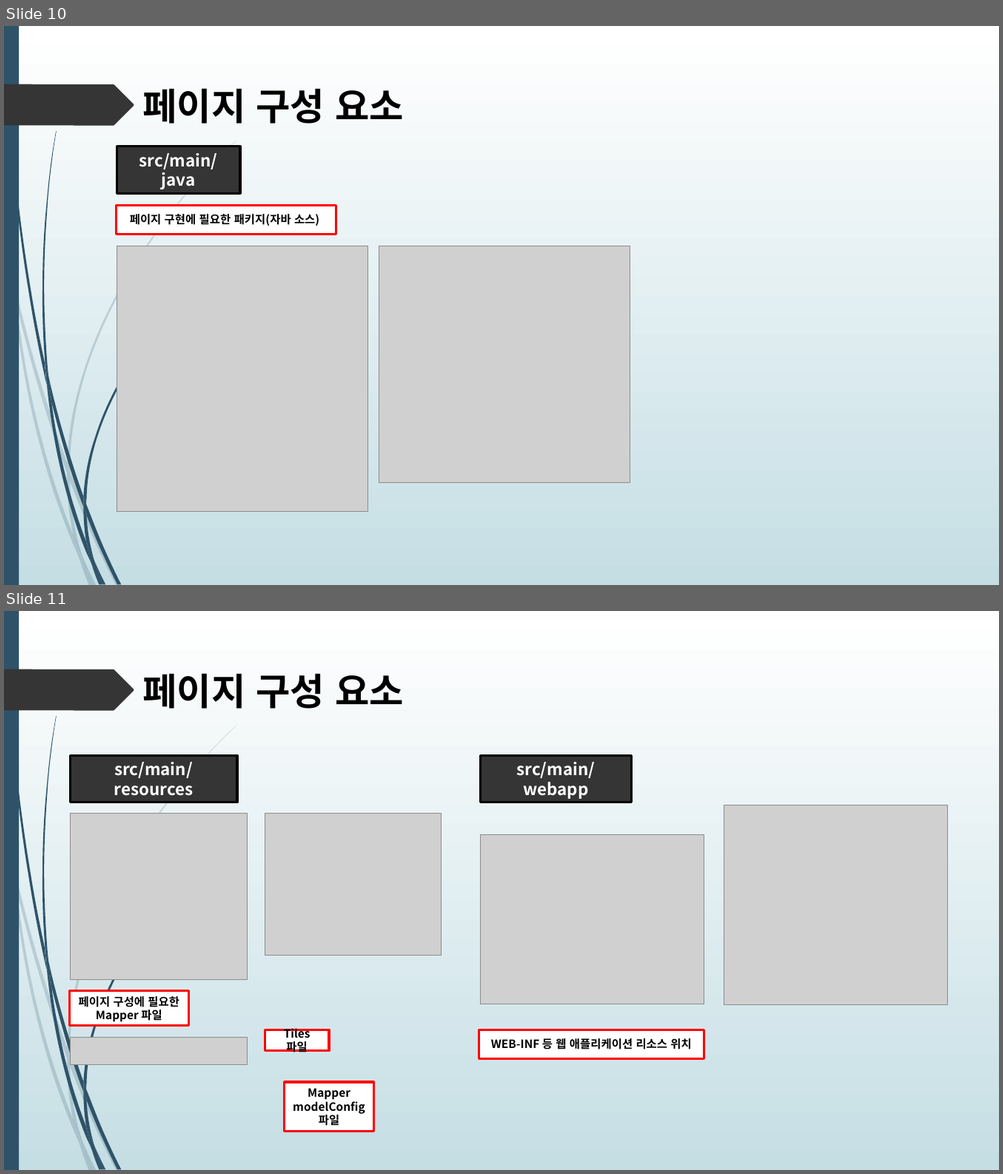
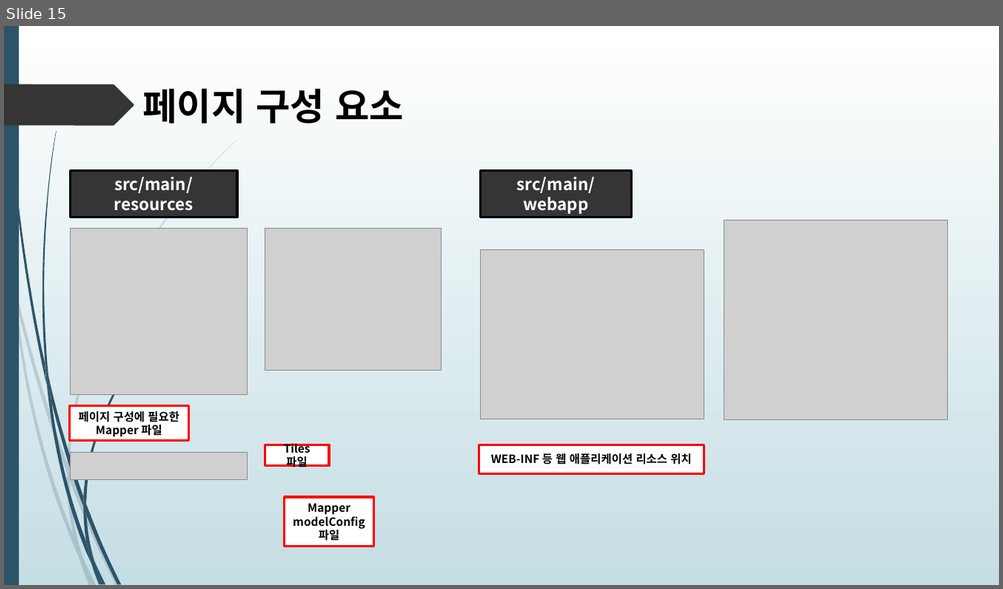
Before and after one commit to himediaai/DongOuk, a slide deck: 쇼핑몰.pptx. Shown one above the other, each under a label of ours: slides 10 and 11 before the commit, slide 15 after it. The pictures are 1003x1174 and 1003x589 pixels, drawn with LibreOffice and Linux fonts; fonts in the diff are those of the drawing; grey boxes stand for pictures. Boxes give left, top, right and bottom in pixels: in the first picture for what was removed or moved away, otherwise in the second. Text is boxed around its words. In the diff, an @@ line names an element or a change of style, - is before the commit and + after.

```diff
--- a/쇼핑몰.pptx
+++ b/쇼핑몰.pptx
@@ slide 10 removed at [4,26,999,585], background gradient #FFFFFF to #C5DEE5; not listed: 24 template elements that a slide beside it also shows @@
@@ text removed at [142,88,404,124] @@
-페이지 구성 요소
@@ rectangle removed at [116,146,240,193] @@
-src/main/java
@@ rectangle removed at [116,205,336,234] @@
-페이지 구현에 필요한 패키지(자바 소스)
@@ picture removed at [116,246,368,511] @@
@@ picture removed at [378,246,630,483] @@
@@ what was slide 11 is now slide 15 @@
```
Also in this commit, not shown: 3 slides changed, 5 slides added.
